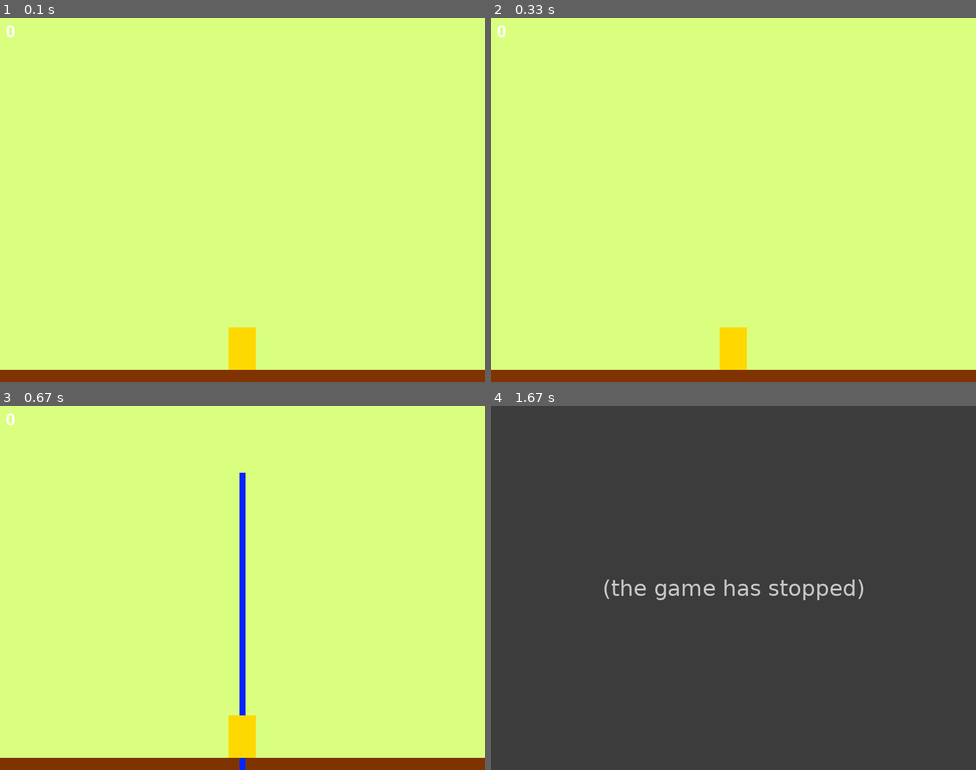
Above: before the commit, frames 1-4 (two rows, left to right).
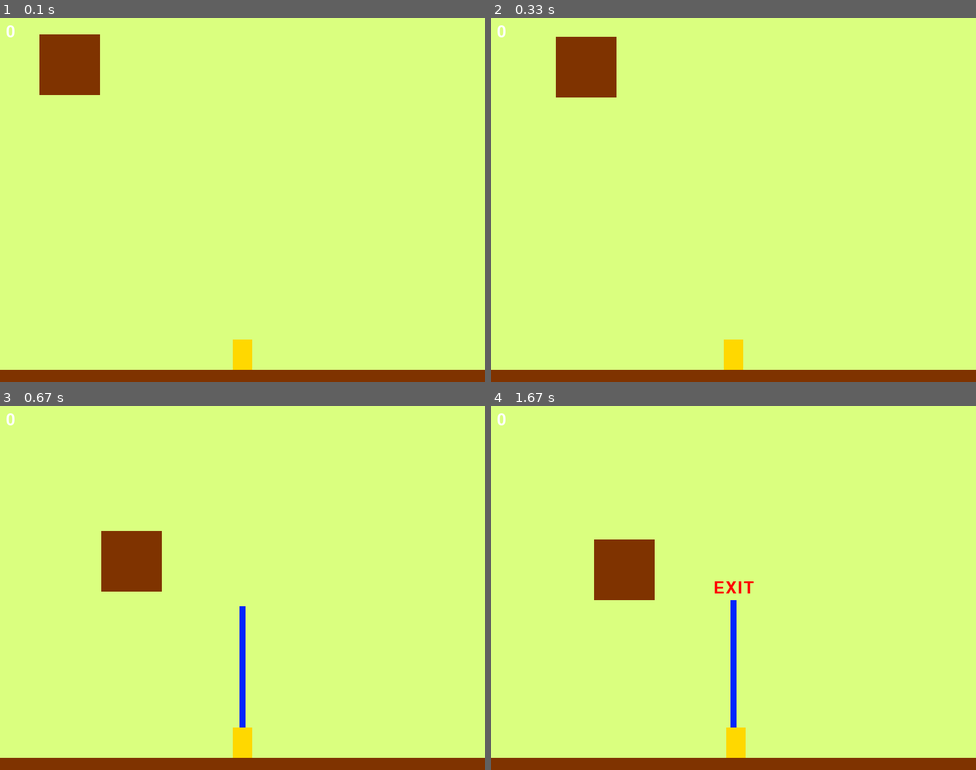
Above: after the commit, the same moments.

Repository: MinHyeok90/20200530_pygame
Game: pygame game, started from pang/pang.py
Same seed, same stepped clock (60 frames per second), same inputs: the game is played once before the commit and once after it.
Inputs:
- Up to frame 1 (0.1 s): no input
- Up to frame 2 (0.33 s): no input
- Up to frame 3 (0.67 s): tap Space at 0.33 s
- Up to frame 4 (1.67 s): hold Esc 0.67-1.13 s; hold Right 0.67-1.13 s; tap Space at 0.73, 1.03 s

The runs differ from the first frame. In frame 1, 2.4% of the frame differs, in the area x 8-53%, y 4-97%; in frame 2, 2.4%; in frame 3, 2.9%; in frame 4, 100%, in the area x 0-100%, y 0-100%.
Before the commit the program exited at 0.67 s; later frames show no game.

Commit message:
Add Weapon and colliderect

Diff:
--- a/pang/pang.py
+++ b/pang/pang.py
@@ -33,8 +33,9 @@
 character_height = character_size[1]
 character_x_pos = (screen_width / 2) - (character_width / 2)
 character_y_pos = screen_height - character_height - stage_height
-character_to_x = 0
-character_speed = 1
+character_to_x_LEFT=0
+character_to_x_RIGHT=0
+character_speed = 0.3
 
 #Weapon
 weapon = pygame.image.load(os.path.join(image_path, "weapon.png"))
@@ -43,7 +44,29 @@
 weapon_height = weapon_size[1]
 
 weapons = []
-weapon_speed = 10
+weapon_speed = 5
+
+# Balls
+ball_images = [
+    pygame.image.load(os.path.join(image_path, "b1.png")),
+    pygame.image.load(os.path.join(image_path, "b2.png")),
+    pygame.image.load(os.path.join(image_path, "b3.png")),
+    pygame.image.load(os.path.join(image_path, "b4.png"))]
+
+ball_speed_y = [-18, -15, -12, -9]
+
+balls = []
+
+balls.append({
+    "pos_x" : 50,
+    "pos_y" : 50,
+    "img_idx" : 0,
+    "to_x": 3,
+    "to_y": -6,
+    "init_spd_y": ball_speed_y[0]})
+
+weapon_to_remove = -1
+ball_to_remove = -1
 
 # Env
 game_font = pygame.font.Font(None, 40)
@@ -53,6 +76,7 @@
 start_ticks = pygame.time.get_ticks()
 
 running = True
+game_result = "GAME OVER"
 while running:
     dt = clock.tick(60)
 
@@ -63,25 +87,25 @@
 
         if event.type == pygame.KEYDOWN:
             if event.key == pygame.K_ESCAPE:
+                game_result = "EXIT"
                 running = False
             elif event.key == pygame.K_LEFT:
-                character_to_x -= character_speed
+                character_to_x_LEFT -= character_speed
             elif event.key == pygame.K_RIGHT:
-                character_to_x += character_speed
+                character_to_x_RIGHT += character_speed
             elif event.key == pygame.K_SPACE:
                 weapon_x_pos = character_x_pos + (character_width / 2) - (weapon_width / 2)
                 weapon_y_pos = character_y_pos
                 weapons.append([weapon_x_pos, weapon_y_pos])
-                print("shoot!")
-
 
         if event.type == pygame.KEYUP:
-            if event.key == pygame.K_LEFT or event.key == pygame.K_RIGHT:
-                character_to_x = 0
-        print(event)
+            if event.key == pygame.K_LEFT:
+                character_to_x_LEFT = 0
+            elif event.key == pygame.K_RIGHT:
+                character_to_x_RIGHT = 0
 
     # Position
-    character_x_pos += character_to_x * dt
+    character_x_pos += (character_to_x_LEFT + character_to_x_RIGHT) * dt
 
     if character_x_pos < 0:
         character_x_pos = 0
@@ -91,28 +115,121 @@
     weapons = [[w[0], w[1] - weapon_speed] for w in weapons]
     weapons = [[w[0], w[1] - weapon_speed] for w in weapons if w[1] > 0]
 
+    for ball_idx, ball_val in enumerate(balls):
+        ball_pos_x = ball_val["pos_x"]
+        ball_pos_y = ball_val["pos_y"]
+        ball_img_idx = ball_val["img_idx"]
+        ball_size = ball_images[ball_img_idx].get_rect().size
+        ball_width = ball_size[0]
+        ball_height = ball_size[1]
+
+        if ball_pos_x < 0 or ball_pos_x > screen_width - ball_width:
+            ball_val["to_x"] = ball_val["to_x"] * -1
+
+        if ball_pos_y >= screen_height - stage_height - ball_height:
+            ball_val["to_y"] = ball_val["init_spd_y"]
+        else:
+            ball_val["to_y"] += 0.5
+
+        ball_val["pos_x"] += ball_val["to_x"]
+        ball_val["pos_y"] += ball_val["to_y"]
+
+
     # Crash
     character_rect = character.get_rect()
     character_rect.left = character_x_pos
     character_rect.top = character_y_pos
 
-    # if character_rect.colliderect(ddong_rect):
-    #     print("CRASH!")
-    #     running = False
+    for ball_idx, ball_val in enumerate(balls):
+        ball_pos_x = ball_val["pos_x"]
+        ball_pos_y = ball_val["pos_y"]
+        ball_img_idx = ball_val["img_idx"]
+
+        ball_rect = ball_images[ball_img_idx].get_rect()
+        ball_rect.left = ball_pos_x
+        ball_rect.top = ball_pos_y
+
+        if character_rect.colliderect(ball_rect):
+            game_result = "GAME OVER!"
+            running = False
+            break
+
+        for weapon_idx, weapon_val in enumerate(weapons):
+            weapon_x_pos = weapon_val[0]
+            weapon_y_pos = weapon_val[1]
+
+            weapon_rect = weapon.get_rect()
+            weapon_rect.left = weapon_x_pos
+            weapon_rect.top = weapon_y_pos
+
+            if weapon_rect.colliderect(ball_rect):
+                weapon_to_remove = weapon_idx
+                ball_to_remove = ball_idx
+
+                if ball_img_idx < 3:
+                    ball_width = ball_rect.size[0]
+                    ball_height = ball_rect.size[1]
+
+                    small_ball_rect = ball_images[ball_img_idx + 1].get_rect()
+                    small_ball_width = small_ball_rect.size[0]
+                    small_ball_height = small_ball_rect.size[1]
+                    balls.append({
+                        "pos_x" : ball_pos_x + (ball_width / 2) - (small_ball_width / 2),
+                        "pos_y" : ball_pos_y + (ball_height /2) - (small_ball_height / 2),
+                        "img_idx" : ball_img_idx + 1,
+                        "to_x": 3,
+                        "to_y": -6,
+                        "init_spd_y": ball_speed_y[ball_img_idx + 1]})
+                    balls.append({
+                        "pos_x" : ball_pos_x + (ball_width / 2) - (small_ball_width / 2),
+                        "pos_y" : ball_pos_y + (ball_height /2) - (small_ball_height / 2),
+                        "img_idx" : ball_img_idx + 1,
+                        "to_x": -3,
+                        "to_y": -6,
+                        "init_spd_y": ball_speed_y[ball_img_idx + 1]})
+                    break
+        else:
+            continue
+        break
+
+
+    if ball_to_remove > -1:
+        del balls[ball_to_remove]
+        ball_to_remove = -1
+
+    if weapon_to_remove > -1:
+        del weapons[weapon_to_remove]
+        weapon_to_remove = -1
+
+    if len(balls) == 0:
+        game_result = "Complete!"
+        running = False
 
     # Display
     screen.blit(background, (0, 0))
-    screen.blit(stage, (stage_x_pos, stage_y_pos))
 
     for weapon_x_pos, weapon_y_pos in weapons:
         screen.blit(weapon, (weapon_x_pos, weapon_y_pos))
-    screen.blit(character, (character_x_pos, character_y_pos))
+
+    for idx, val in enumerate(balls):
+        ball_pos_x = val["pos_x"]
+        ball_pos_y = val["pos_y"]
+        ball_img_idx = val["img_idx"]
+        screen.blit(ball_images[ball_img_idx], (ball_pos_x, ball_pos_y))
 
     counter = game_font.render(str(int(total_count)), True, (255, 255, 255))
     screen.blit(counter, (10, 10))
+
+    screen.blit(stage, (stage_x_pos, stage_y_pos))
+    screen.blit(character, (character_x_pos, character_y_pos))
     pygame.display.update()
 
-# pygame.time.delay(2000)
+msg = game_font.render(game_result, True, (255, 0, 0))
+msg_rect = msg.get_rect(center=(int(screen_width / 2), int(screen_height / 2)))
+screen.blit(msg, msg_rect)
+pygame.display.update()
+
+pygame.time.delay(2000)
 
 pygame.display.quit()
 pygame.quit()
Binary file changed: pang/images/character.png
